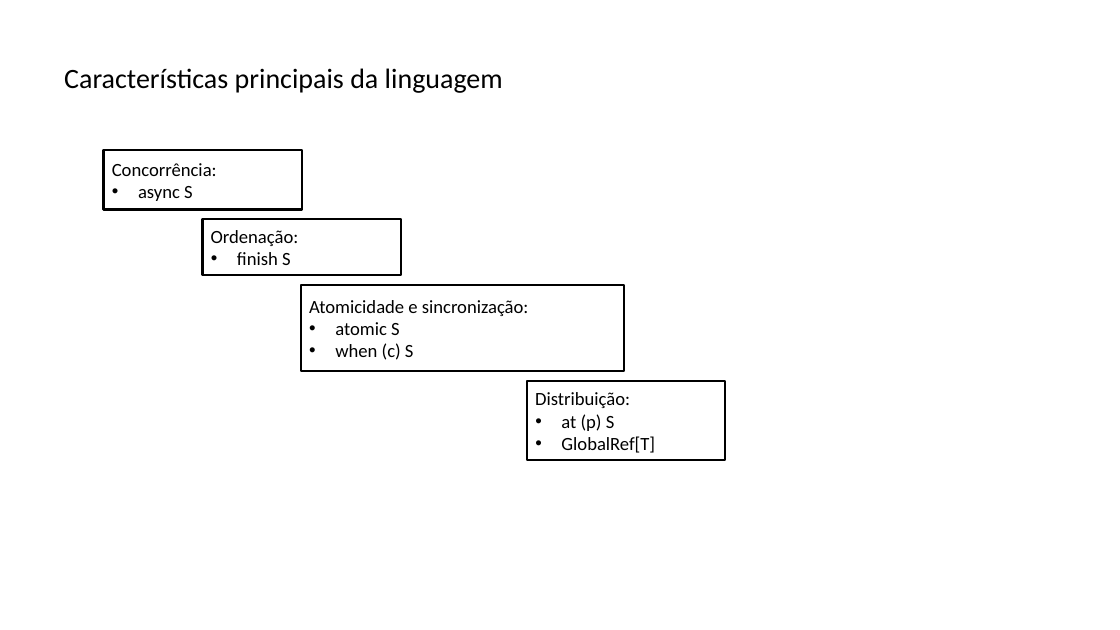
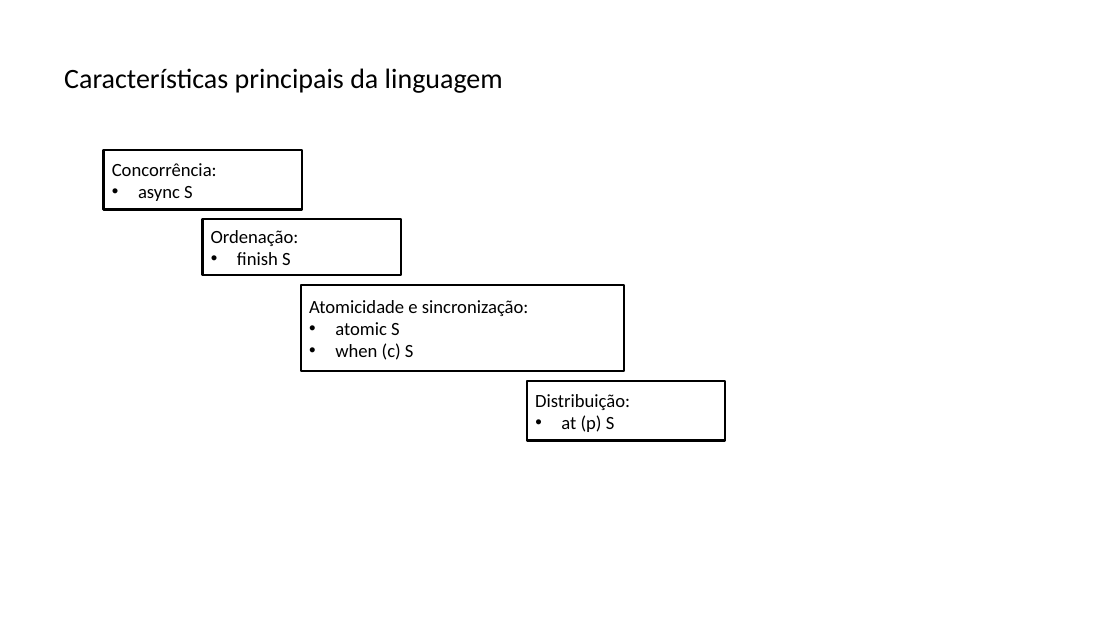
Before and after one commit to lquatrin/inf2591, a slide deck: slide 19 of x102.pptx. Drawn at 1120x630 pixels with LibreOffice and Linux fonts; fonts in the diff are those of the drawing. Boxes give left, top, right and bottom in pixels: in the first picture for what was removed or moved away, otherwise in the second. Text is boxed around its words. In the diff, an @@ line names an element or a change of style, - is before the commit and + after.

```diff
--- a/x102.pptx
+++ b/x102.pptx
@@ rectangle "Distribuição:": place and size @@
-rectangle "Distribuição:" at box(527, 381, 725, 460)
+rectangle "Distribuição:" at box(527, 381, 725, 441)
@@ text in rectangle at box(561, 436, 655, 453): paragraph removed @@
-• GlobalRef[T]
```
Also in this commit, not shown: 1 other slide changed, 1 slide added, 2 slides removed.
